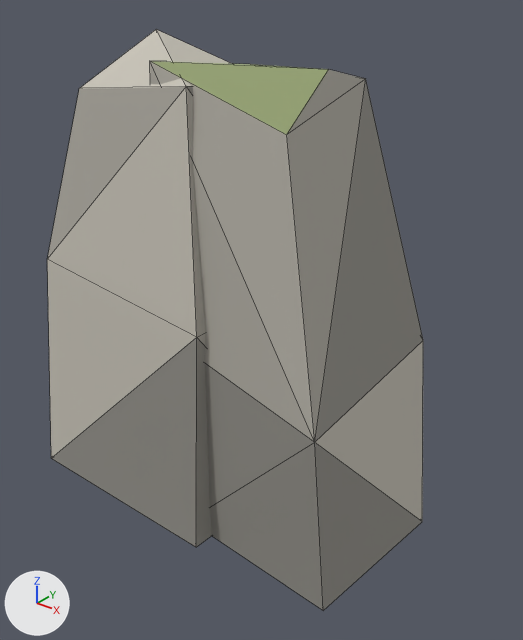
Before and after pictures for a commit that changed the glTF model Assets/Remains/MapRework/Models/Cliff_Rock_3.glb.
The view is the same before and after, from a 50 mm camera at (2.09, -2.48, 2.57) aimed at (0.12, -0.02, 1.04). Lighting does not change. The marker at lower left points along +X, +Y and +Z. The older version comes first. Mesh edges are drawn as thin lines. Vertices at exactly the same position are counted once.

The first picture shows 'Cliff_Rock_3'.
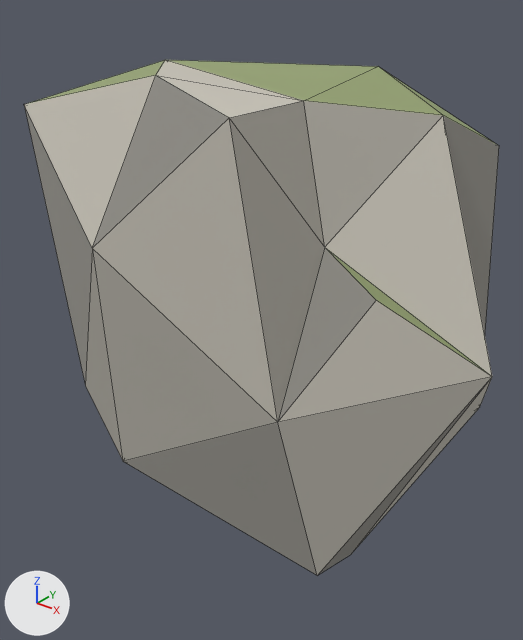
What the commit changed:
me_cliff_rock_3 is used by ob_cliff_rock_3; location (0.0, 0.0, 0.0).
me_cliff_rock_3 had 26 vertices, 44 faces and spanned x -1.02..0.92, y -0.55..0.39, z 0.0..2.33.
me_cliff_rock_3 now has 29 vertices, 54 faces and spans x -1.16..1.26, y -0.55..0.56, z 0.13..2.17.
me_cliff_rock_3 part 1: the loose piece of 13 vertices spanning x -1.02..0.2, y -0.55..0.39, z 0.0..2.33 is rebuilt with 29 vertices and now spans x -1.16..1.26, y -0.55..0.56, z 0.13..2.17.
me_cliff_rock_3 part 2: the loose piece of 13 vertices spanning x -0.19..0.92, y -0.53..0.32, z 0.0..2.24 is deleted.

Where the change shows, as pixel boxes [x1, y1, x2, y2] in the pictures (523 x 640 px):
'Cliff_Rock_3', reshaped (26% wider, 11% shorter)
    before: [47, 29, 423, 611]
    after: [24, 60, 499, 575]
part 1 of me_cliff_rock_3, rebuilt
    before: [47, 29, 232, 547]
    after: [24, 60, 499, 575]
part 2 of me_cliff_rock_3, deleted
    before: [150, 61, 423, 611]
